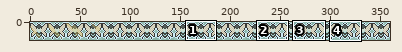
Sprite sheet, stored at sprites/bees/wintry_bee_shiny.png. The first picture is a wide view before the edit; the outline marks the close-up.
Close-up. Old version:
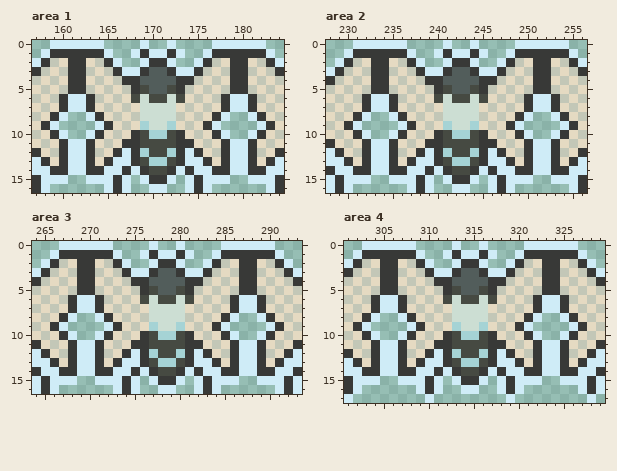
The file is 360x18 pixels. Shown: area 1: x 157..184, y 0..16; area 2: x 228..256, y 0..16; area 3: x 264..293, y 0..16; area 4: x 301..329, y 0..17. The commit also changed other parts of the picture, which this record leaves out.
After:
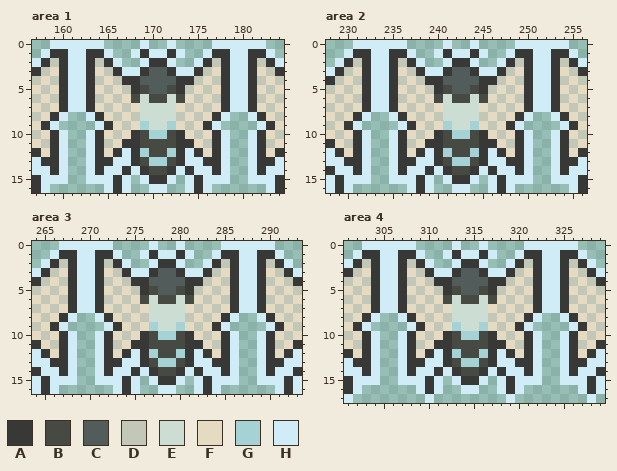
Palette (. is transparent): A #383937  B #464a42  C #525d5b  D #c3c7b7  E #ccded3  F #e5dac2  G #a5d3d5  H #cfecf7
Changes in this commit:
Area 1:
y 1: x 161..162 AA -> HH; x 179..180 AA -> HH
y 2: x 160..163 FAAF -> AHHA; x 178..181 FAAF -> AHHA
y 3: x 160..163 DAAD -> AHHA; x 178..181 DAAD -> AHHA
y 4: x 160..163 FAAF -> AHHA; x 178..181 FAAF -> AHHA
y 5: x 160..163 DAAD -> AHHA; x 178..181 DAAD -> AHHA
y 11: x 159..164 FAHHAF -> AH..HA; x 177..182 FAHHAF -> AH..HA
y 12: x 159..164 DAHHAD -> AH..HA; x 177..182 DAHHAD -> AH..HA
y 13: x 159..164 FAHHAF -> AH..HA; x 177..182 FAHHAF -> AH..HA
y 14: x 160..163 AHHA -> H..H; x 178..181 AHHA -> H..H
Area 2:
y 1: x 233..234 AA -> HH; x 251..252 AA -> HH
y 2: x 232..235 FAAF -> AHHA; x 250..253 FAAF -> AHHA
y 3: x 232..235 DAAD -> AHHA; x 250..253 DAAD -> AHHA
y 4: x 232..235 FAAF -> AHHA; x 250..253 FAAF -> AHHA
y 5: x 232..235 DAAD -> AHHA; x 250..253 DAAD -> AHHA
y 11: x 231..236 FAHHAF -> AH..HA; x 249..254 FAHHAF -> AH..HA
y 12: x 231..236 DAHHAD -> AH..HA; x 249..254 DAHHAD -> AH..HA
y 13: x 231..236 FAHHAF -> AH..HA; x 249..254 FAHHAF -> AH..HA
y 14: x 232..235 AHHA -> H..H; x 250..253 AHHA -> H..H
Area 3:
y 1: x 269..270 AA -> HH; x 287..288 AA -> HH
y 2: x 268..271 FAAF -> AHHA; x 286..289 FAAF -> AHHA
y 3: x 268..271 DAAD -> AHHA; x 286..289 DAAD -> AHHA
y 4: x 268..271 FAAF -> AHHA; x 286..289 FAAF -> AHHA
y 5: x 268..271 DAAD -> AHHA; x 286..289 DAAD -> AHHA
y 11: x 267..272 FAHHAF -> AH..HA; x 285..290 FAHHAF -> AH..HA
y 12: x 267..272 DAHHAD -> AH..HA; x 285..290 DAHHAD -> AH..HA
y 13: x 267..272 FAHHAF -> AH..HA; x 285..290 FAHHAF -> AH..HA
y 14: x 268..271 AHHA -> H..H; x 286..289 AHHA -> H..H
Area 4:
y 1: x 305..306 AA -> HH; x 323..324 AA -> HH
y 2: x 304..307 FAAF -> AHHA; x 322..325 FAAF -> AHHA
y 3: x 304..307 DAAD -> AHHA; x 322..325 DAAD -> AHHA
y 4: x 304..307 FAAF -> AHHA; x 322..325 FAAF -> AHHA
y 5: x 304..307 DAAD -> AHHA; x 322..325 DAAD -> AHHA
y 11: x 303..308 FAHHAF -> AH..HA; x 321..326 FAHHAF -> AH..HA
y 12: x 303..308 DAHHAD -> AH..HA; x 321..326 DAHHAD -> AH..HA
y 13: x 303..308 FAHHAF -> AH..HA; x 321..326 FAHHAF -> AH..HA
y 14: x 304..307 AHHA -> H..H; x 322..325 AHHA -> H..H
